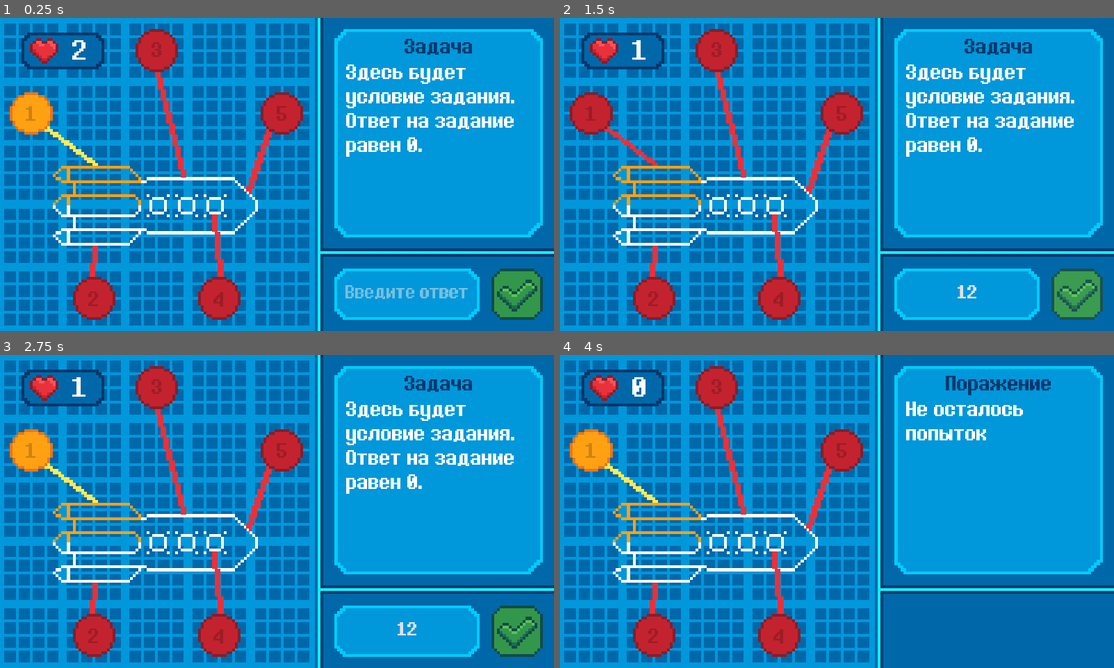
Above: before the commit, frames 1-4 (two rows, left to right).
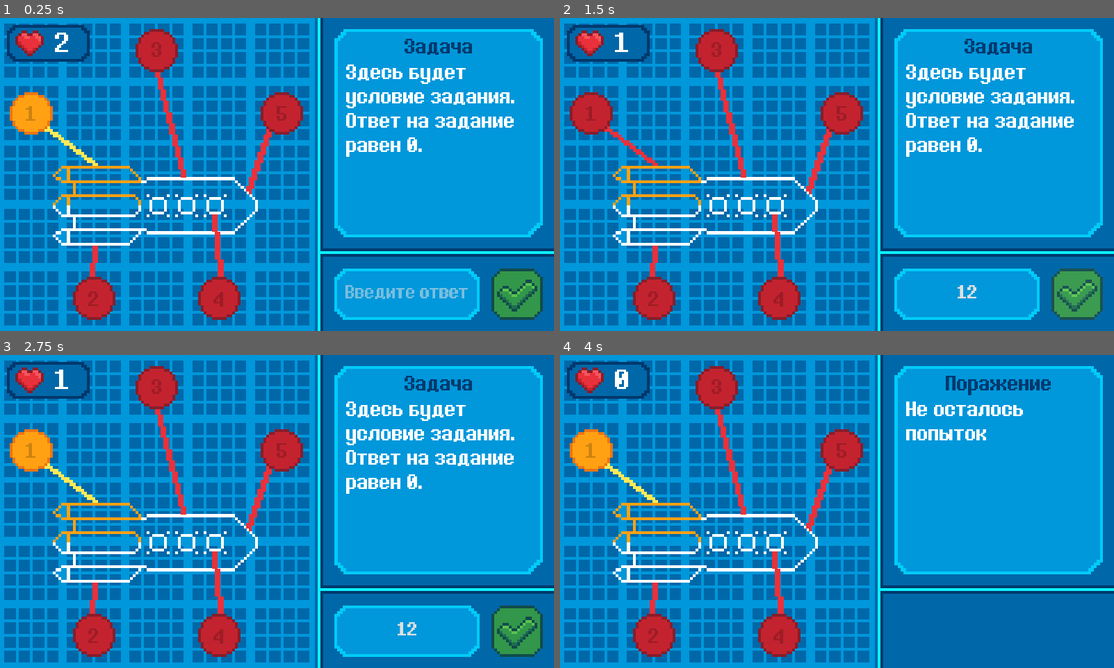
Above: after the commit, the same moments.

Repository: Sc222/rocket-scientist
Game: Godot game, scene res://StageDesign/StageDesign.tscn
Same seed, same stepped clock (60 frames per second), same inputs: the game is played once before the commit and once after it. This scene is started directly instead of the project's main scene.
Inputs (mouse positions are in pixels of both pictures, inside the frame that each line leads up to):
- Up to frame 1 (0.25 s): no input
- Up to frame 2 (1.5 s): click (964, 293) at 0.52 s; type "12" at 0.6 s; click (1075, 293) at 1.25 s
- Up to frame 3 (2.75 s): move the mouse to (398, 495) at 2.02 s; hold D (player_right) from 2.03 s (still down)
- Up to frame 4 (4 s): tap Enter at 2.75 s; move the mouse to (726, 527) at 2.77 s; release D (player_right) at 2.78 s; hold Down (player_down) 2.78-3.53 s; move the mouse to (892, 442) at 3.52 s; hold D (player_right) from 3.53 s (still down)

The runs differ from the first frame. In frame 1, 1.5% of the frame differs, in the area x 1-19%, y 2-17%; in frame 2, 1.5%; in frame 3, 1.5%; in frame 4, 1.6%.

Commit message:
rename stage objects to match guidelines

Diff:
--- a/StageDesign/StageDesign.gd
+++ b/StageDesign/StageDesign.gd
@@ -23,8 +23,8 @@
 var isTaskGenerated = true
 onready var taskHeaderLabel = get_node("TaskHeader")
 onready var taskLabel = get_node("TaskContainer/Task")
-onready var hpLabel = get_node("HpText")
-onready var rocket = get_node("rocket")
+onready var hpLabel = get_node("HpBackground/HpText")
+onready var rocket = get_node("Rocket")
 onready var answer = get_node("AnswerContainer/Answer")
 onready var answerContainer = get_node("AnswerContainer")
 onready var buttonNextStage = get_node("ButtonNextStage")
@@ -79,22 +79,22 @@
 
 func NextTask():
 		answer.set_text("")
-		get_node("task_"+str(currentTask)).play("complete")
-		get_node("task_"+str(currentTask)+"_line").play("complete")
+		get_node("Task"+str(currentTask)).play("complete")
+		get_node("Task"+str(currentTask)+"Line").play("complete")
 		taskLabel.set_text(PROCESSING[currentTask-1])
 		taskHeaderLabel.set_text(PROCESS)
 		if currentTask!=LAST_TASK:
 			isTaskGenerated=false
 			UpdateHp(TASK_HP_BONUS)
-			get_node("task_"+str(currentTask+1)).play("unlock")
-			get_node("task_"+str(currentTask+1)+"_line").play("unlock")
+			get_node("Task"+str(currentTask+1)).play("unlock")
+			get_node("Task"+str(currentTask+1)+"Line").play("unlock")
 		rocket.play("task_"+str(currentTask))
 		currentTask=currentTask+1
 
 func SetError():
 	# todo вычитать попытки
-	var taskButton = get_node("task_"+str(currentTask))
-	var taskLine = get_node("task_"+str(currentTask)+"_line")
+	var taskButton = get_node("Task"+str(currentTask))
+	var taskLine = get_node("Task"+str(currentTask)+"Line")
 	taskButton.frame = 0
 	taskLine.frame = 0
 	taskButton.play("wrong")
@@ -108,8 +108,6 @@
 			NextTask()
 		else:
 			UpdateHp(-1)
-			# todo вычитать попытки
-			print("вычитать попытки")
 			SetError()
 
 
--- a/StageDesign/StageDesign.tscn
+++ b/StageDesign/StageDesign.tscn
@@ -129,177 +129,177 @@
 "name": "task_2",
 "speed": 10.0
 }, {
+"frames": [ ExtResource( 45 ), ExtResource( 6 ), ExtResource( 63 ), ExtResource( 68 ), ExtResource( 65 ), ExtResource( 48 ), ExtResource( 74 ), ExtResource( 29 ), ExtResource( 25 ), ExtResource( 71 ), ExtResource( 73 ), ExtResource( 58 ) ],
+"loop": false,
+"name": "task_5",
+"speed": 10.0
+}, {
+"frames": [ ExtResource( 67 ), ExtResource( 37 ), ExtResource( 10 ), ExtResource( 13 ), ExtResource( 15 ), ExtResource( 56 ), ExtResource( 33 ), ExtResource( 28 ), ExtResource( 54 ), ExtResource( 76 ), ExtResource( 34 ), ExtResource( 66 ), ExtResource( 26 ), ExtResource( 62 ), ExtResource( 59 ), ExtResource( 31 ), ExtResource( 14 ) ],
+"loop": false,
+"name": "task_3",
+"speed": 10.0
+}, {
 "frames": [ ExtResource( 14 ), ExtResource( 9 ), ExtResource( 44 ), ExtResource( 1 ), ExtResource( 50 ), ExtResource( 12 ), ExtResource( 23 ), ExtResource( 27 ), ExtResource( 72 ), ExtResource( 51 ), ExtResource( 45 ) ],
 "loop": false,
 "name": "task_4",
 "speed": 10.0
 }, {
-"frames": [ ExtResource( 67 ), ExtResource( 37 ), ExtResource( 10 ), ExtResource( 13 ), ExtResource( 15 ), ExtResource( 56 ), ExtResource( 33 ), ExtResource( 28 ), ExtResource( 54 ), ExtResource( 76 ), ExtResource( 34 ), ExtResource( 66 ), ExtResource( 26 ), ExtResource( 62 ), ExtResource( 59 ), ExtResource( 31 ), ExtResource( 14 ) ],
-"loop": false,
-"name": "task_3",
-"speed": 10.0
-}, {
 "frames": [ ExtResource( 30 ), ExtResource( 64 ), ExtResource( 36 ), ExtResource( 38 ), ExtResource( 35 ), ExtResource( …(197 unchanged characters)…
 "loop": false,
 "name": "task_1",
 "speed": 10.0
-}, {
-"frames": [ ExtResource( 45 ), ExtResource( 6 ), ExtResource( 63 ), ExtResource( 68 ), ExtResource( 65 ), ExtResource( 48 ), ExtResource( 74 ), ExtResource( 29 ), ExtResource( 25 ), ExtResource( 71 ), ExtResource( 73 ), ExtResource( 58 ) ],
-"loop": false,
-"name": "task_5",
-"speed": 10.0
 } ]
 
 [sub_resource type="SpriteFrames" id=9]
 animations = [ {
+"frames": [ ExtResource( 19 ), ExtResource( 3 ), ExtResource( 19 ), ExtResource( 3 ) ],
+"loop": false,
+"name": "wrong",
+"speed": 5.0
+}, {
 "frames": [ ExtResource( 3 ), ExtResource( 84 ) ],
 "loop": false,
 "name": "complete",
 "speed": 10.0
+} ]
+
+[sub_resource type="SpriteFrames" id=10]
+animations = [ {
+"frames": [ ExtResource( 93 ), ExtResource( 80 ), ExtResource( 93 ), ExtResource( 80 ) ],
+"loop": false,
+"name": "wrong",
+"speed": 5.0
+}, {
+"frames": [ ExtResource( 80 ), ExtResource( 83 ) ],
+"loop": false,
+"name": "complete",
+"speed": 10.0
+} ]
+
+[sub_resource type="SpriteFrames" id=11]
+animations = [ {
+"frames": [ ExtResource( 19 ), ExtResource( 3 ) ],
+"loop": false,
+"name": "unlock",
+"speed": 0.63
 }, {
 "frames": [ ExtResource( 19 ), ExtResource( 3 ), ExtResource( 19 ), ExtResource( 3 ) ],
 "loop": false,
 "name": "wrong",
 "speed": 5.0
-} ]
-
-[sub_resource type="SpriteFrames" id=10]
-animations = [ {
-"frames": [ ExtResource( 80 ), ExtResource( 83 ) ],
-"loop": false,
-"name": "complete",
-"speed": 10.0
-}, {
-"frames": [ ExtResource( 93 ), ExtResource( 80 ), ExtResource( 93 ), ExtResource( 80 ) ],
-"loop": false,
-"name": "wrong",
-"speed": 5.0
-} ]
-
-[sub_resource type="SpriteFrames" id=11]
+}, {
+"frames": [ ExtResource( 3 ), ExtResource( 84 ) ],
+"loop": false,
+"name": "complete",
+"speed": 10.0
+} ]
+
+[sub_resource type="SpriteFrames" id=12]
+animations = [ {
+"frames": [ ExtResource( 79 ), ExtResource( 85 ) ],
+"loop": false,
+"name": "unlock",
+"speed": 0.63
+}, {
+"frames": [ ExtResource( 79 ), ExtResource( 85 ), ExtResource( 79 ), ExtResource( 85 ) ],
+"loop": false,
+"name": "wrong",
+"speed": 5.0
+}, {
+"frames": [ ExtResource( 85 ), ExtResource( 82 ) ],
+"loop": false,
+"name": "complete",
+"speed": 10.0
+} ]
+
+[sub_resource type="SpriteFrames" id=13]
+animations = [ {
+"frames": [ ExtResource( 78 ), ExtResource( 87 ) ],
+"loop": false,
+"name": "unlock",
+"speed": 0.63
+}, {
+"frames": [ ExtResource( 78 ), ExtResource( 87 ), ExtResource( 78 ), ExtResource( 87 ) ],
+"loop": false,
+"name": "wrong",
+"speed": 5.0
+}, {
+"frames": [ ExtResource( 87 ), ExtResource( 91 ) ],
+"loop": false,
+"name": "complete",
+"speed": 10.0
+} ]
+
+[sub_resource type="SpriteFrames" id=14]
 animations = [ {
 "frames": [ ExtResource( 19 ), ExtResource( 3 ) ],
 "loop": false,
 "name": "unlock",
-"speed": 0.63
+"speed": 0.58
+}, {
+"frames": [ ExtResource( 19 ), ExtResource( 3 ), ExtResource( 19 ), ExtResource( 3 ) ],
+"loop": false,
+"name": "wrong",
+"speed": 5.0
 }, {
 "frames": [ ExtResource( 3 ), ExtResource( 84 ) ],
 "loop": false,
 "name": "complete",
 "speed": 10.0
+} ]
+
+[sub_resource type="SpriteFrames" id=15]
+animations = [ {
+"frames": [ ExtResource( 81 ), ExtResource( 89 ) ],
+"loop": false,
+"name": "unlock",
+"speed": 0.58
+}, {
+"frames": [ ExtResource( 81 ), ExtResource( 89 ), ExtResource( 81 ), ExtResource( 89 ) ],
+"loop": false,
+"name": "wrong",
+"speed": 5.0
+}, {
+"frames": [ ExtResource( 89 ), ExtResource( 92 ) ],
+"loop": false,
+"name": "complete",
+"speed": 10.0
+} ]
+
+[sub_resource type="SpriteFrames" id=16]
+animations = [ {
+"frames": [ ExtResource( 19 ), ExtResource( 3 ) ],
+"loop": false,
+"name": "unlock",
+"speed": 1.0
 }, {
 "frames": [ ExtResource( 19 ), ExtResource( 3 ), ExtResource( 19 ), ExtResource( 3 ) ],
 "loop": false,
 "name": "wrong",
 "speed": 5.0
-} ]
-
-[sub_resource type="SpriteFrames" id=12]
-animations = [ {
-"frames": [ ExtResource( 79 ), ExtResource( 85 ) ],
-"loop": false,
-"name": "unlock",
-"speed": 0.63
-}, {
-"frames": [ ExtResource( 85 ), ExtResource( 82 ) ],
-"loop": false,
-"name": "complete",
-"speed": 10.0
-}, {
-"frames": [ ExtResource( 79 ), ExtResource( 85 ), ExtResource( 79 ), ExtResource( 85 ) ],
-"loop": false,
-"name": "wrong",
-"speed": 5.0
-} ]
-
-[sub_resource type="SpriteFrames" id=13]
-animations = [ {
-"frames": [ ExtResource( 78 ), ExtResource( 87 ) ],
-"loop": false,
-"name": "unlock",
-"speed": 0.63
-}, {
-"frames": [ ExtResource( 87 ), ExtResource( 91 ) ],
-"loop": false,
-"name": "complete",
-"speed": 10.0
-}, {
-"frames": [ ExtResource( 78 ), ExtResource( 87 ), ExtResource( 78 ), ExtResource( 87 ) ],
-"loop": false,
-"name": "wrong",
-"speed": 5.0
-} ]
-
-[sub_resource type="SpriteFrames" id=14]
-animations = [ {
-"frames": [ ExtResource( 19 ), ExtResource( 3 ) ],
-"loop": false,
-"name": "unlock",
-"speed": 0.58
 }, {
 "frames": [ ExtResource( 3 ), ExtResource( 84 ) ],
 "loop": false,
 "name": "complete",
 "speed": 10.0
-}, {
-"frames": [ ExtResource( 19 ), ExtResource( 3 ), ExtResource( 19 ), ExtResource( 3 ) ],
-"loop": false,
-"name": "wrong",
-"speed": 5.0
-} ]
-
-[sub_resource type="SpriteFrames" id=15]
-animations = [ {
-"frames": [ ExtResource( 81 ), ExtResource( 89 ) ],
-"loop": false,
-"name": "unlock",
-"speed": 0.58
-}, {
-"frames": [ ExtResource( 89 ), ExtResource( 92 ) ],
-"loop": false,
-"name": "complete",
-"speed": 10.0
-}, {
-"frames": [ ExtResource( 81 ), ExtResource( 89 ), ExtResource( 81 ), ExtResource( 89 ) ],
-"loop": false,
-"name": "wrong",
-"speed": 5.0
-} ]
-
-[sub_resource type="SpriteFrames" id=16]
-animations = [ {
-"frames": [ ExtResource( 19 ), ExtResource( 3 ) ],
+} ]
+
+[sub_resource type="SpriteFrames" id=17]
+animations = [ {
+"frames": [ ExtResource( 88 ), ExtResource( 86 ) ],
 "loop": false,
 "name": "unlock",
 "speed": 1.0
 }, {
-"frames": [ ExtResource( 3 ), ExtResource( 84 ) ],
-"loop": false,
-"name": "complete",
-"speed": 10.0
-}, {
-"frames": [ ExtResource( 19 ), ExtResource( 3 ), ExtResource( 19 ), ExtResource( 3 ) ],
-"loop": false,
-"name": "wrong",
-"speed": 5.0
-} ]
-
-[sub_resource type="SpriteFrames" id=17]
-animations = [ {
-"frames": [ ExtResource( 88 ), ExtResource( 86 ) ],
-"loop": false,
-"name": "unlock",
-"speed": 1.0
+"frames": [ ExtResource( 88 ), ExtResource( 86 ), ExtResource( 88 ), ExtResource( 86 ) ],
+"loop": false,
+"name": "wrong",
+"speed": 5.0
 }, {
 "frames": [ ExtResource( 86 ), ExtResource( 90 ) ],
 "loop": false,
 "name": "complete",
 "speed": 10.0
-}, {
-"frames": [ ExtResource( 88 ), ExtResource( 86 ), ExtResource( 88 ), ExtResource( 86 ) ],
-"loop": false,
-"name": "wrong",
-"speed": 5.0
 } ]
 
 [node name="StageDesign" type="Control"]
@@ -311,22 +311,23 @@
 "_edit_use_anchors_": false
 }
 
-[node name="background" type="Sprite" parent="."]
+[node name="Background" type="Sprite" parent="."]
 scale = Vector2( 5, 5 )
 texture = ExtResource( 21 )
 centered = false
 
-[node name="hp_background" type="Sprite" parent="."]
-position = Vector2( 40, 25 )
+[node name="HpBackground" type="Sprite" parent="."]
+position = Vector2( 15, 12 )
 scale = Vector2( 5, 5 )
 texture = ExtResource( 94 )
 centered = false
 
-[node name="HpText" type="Label" parent="."]
-margin_left = 115.0
-margin_top = 30.0
-margin_right = 170.0
-margin_bottom = 85.0
+[node name="HpText" type="Label" parent="HpBackground"]
+margin_left = 14.0
+margin_top = 1.0
+margin_right = 69.0
+margin_bottom = 56.0
+rect_scale = Vector2( 0.2, 0.2 )
 custom_fonts/font = SubResource( 2 )
 text = "0"
 align = 1
@@ -428,28 +429,28 @@
 "_edit_use_anchors_": false
 }
 
-[node name="rocket" type="AnimatedSprite" parent="."]
+[node name="Rocket" type="AnimatedSprite" parent="."]
 position = Vector2( 95, 260 )
 scale = Vector2( 5, 5 )
 frames = SubResource( 8 )
 animation = "task_1"
 centered = false
 
-[node name="task_1" type="AnimatedSprite" parent="."]
+[node name="Task1" type="AnimatedSprite" parent="."]
 position = Vector2( 20, 130 )
 scale = Vector2( 5, 5 )
 frames = SubResource( 9 )
 animation = "complete"
 centered = false
 
-[node name="task_1_line" type="AnimatedSprite" parent="."]
+[node name="Task1Line" type="AnimatedSprite" parent="."]
 position = Vector2( 80, 190 )
 scale = Vector2( 5, 5 )
 frames = SubResource( 10 )
 animation = "complete"
 centered = false
 
-[node name="txt_task_1" type="Label" parent="."]
+[node name="Task1Number" type="Label" parent="."]
 margin_left = 47.8514
 margin_top = 147.636
 margin_right = 67.8514
@@ -463,21 +464,21 @@
 "_edit_use_anchors_": false
 }
 
-[node name="task_2" type="AnimatedSprite" parent="."]
+[node name="Task2" type="AnimatedSprite" parent="."]
 position = Vector2( 130, 455 )
 scale = Vector2( 5, 5 )
 frames = SubResource( 11 )
 animation = "unlock"
 centered = false
 
-[node name="task_2_line" type="AnimatedSprite" parent="."]
+[node name="Task2Line" type="AnimatedSprite" parent="."]
 position = Vector2( 160, 400 )
 scale = Vector2( 5, 5 )
 frames = SubResource( 12 )
 animation = "unlock"
 centered = false
 
-[node name="txt_task_2" type="Label" parent="."]
+[node name="Task2Number" type="Label" parent="."]
 margin_left = 157.5
 margin_top = 472.5
 margin_right = 177.5
@@ -491,21 +492,21 @@
 "_edit_use_anchors_": false
 }
 
-[node name="task_3" type="AnimatedSprite" parent="."]
+[node name="Task3" type="AnimatedSprite" parent="."]
 position = Vector2( 240, 20 )
 scale = Vector2( 5, 5 )
 frames = SubResource( 11 )
 animation = "unlock"
 centered = false
 
-[node name="task_3_line" type="AnimatedSprite" parent="."]
+[node name="Task3Line" type="AnimatedSprite" parent="."]
 position = Vector2( 275, 95 )
 scale = Vector2( 5, 5 )
 frames = SubResource( 13 )
 animation = "unlock"
 centered = false
 
-[node name="txt_task_3" type="Label" parent="."]
+[node name="Task3Number" type="Label" parent="."]
 margin_left = 267.805
 margin_top = 37.1963
 margin_right = 287.805
@@ -519,21 +520,21 @@
 "_edit_use_anchors_": false
 }
 
-[node name="task_4" type="AnimatedSprite" parent="."]
+[node name="Task4" type="AnimatedSprite" parent="."]
 position = Vector2( 350, 455 )
 scale = Vector2( 5, 5 )
 frames = SubResource( 14 )
 animation = "unlock"
 centered = false
 
-[node name="task_4_line" type="AnimatedSprite" parent="."]
+[node name="Task4Line" type="AnimatedSprite" parent="."]
 position = Vector2( 375, 345 )
 scale = Vector2( 5, 5 )
 frames = SubResource( 15 )
 animation = "unlock"
 centered = false
 
-[node name="txt_task_4" type="Label" parent="."]
+[node name="Task4Number" type="Label" parent="."]
 margin_left = 377.257
 margin_top = 473.908
 margin_right = 397.257
@@ -547,21 +548,21 @@
 "_edit_use_anchors_": false
 }
 
-[node name="task_5" type="AnimatedSprite" parent="."]
+[node name="Task5" type="AnimatedSprite" parent="."]
 position = Vector2( 460, 130 )
 scale = Vector2( 5, 5 )
 frames = SubResource( 16 )
 animation = "unlock"
 centered = false
 
-[node name="task_5_line" type="AnimatedSprite" parent="."]
+[node name="Task5Line" type="AnimatedSprite" parent="."]
 position = Vector2( 435, 195 )
 scale = Vector2( 5, 5 )
 frames = SubResource( 17 )
 animation = "unlock"
 centered = false
 
-[node name="txt_task_5" type="Label" parent="."]
+[node name="Task5Number" type="Label" parent="."]
 margin_left = 487.829
 margin_top = 147.962
 margin_right = 507.829
@@ -577,4 +578,4 @@
 [connection signal="pressed" from="ButtonNextStage" to="." method="go_to_next_stage"]
 [connection signal="text_changed" from="AnswerContainer/Answer" to="." method="_on_Answer_text_changed"]
 [connection signal="pressed" from="AnswerContainer/Apply" to="." method="CheckAnswer"]
-[connection signal="animation_finished" from="rocket" to="." method="_on_rocket_animation_finished"]
+[connection signal="animation_finished" from="Rocket" to="." method="_on_rocket_animation_finished"]
--- a/StagePilots/StagePilots.tscn
+++ b/StagePilots/StagePilots.tscn
@@ -76,30 +76,30 @@
 
 [sub_resource type="SpriteFrames" id=2]
 animations = [ {
+"frames": [ ExtResource( 35 ), ExtResource( 47 ), ExtResource( 53 ), ExtResource( 41 ), ExtResource( 44 ), ExtResource( 45 ), ExtResource( 40 ), ExtResource( 57 ) ],
+"loop": false,
+"name": "coolness_25",
+"speed": 20.0
+}, {
+"frames": [ ExtResource( 35 ), ExtResource( 47 ), ExtResource( 53 ), ExtResource( 41 ), ExtResource( 44 ), ExtResource( 45 ), ExtResource( 40 ), ExtResource( 57 ), ExtResource( 54 ), ExtResource( 39 ), ExtResource( 49 ), ExtResource( 61 ), ExtResource( 52 ), ExtResource( 38 ), ExtResource( 50 ), ExtResource( 36 ), ExtResource( 56 ), ExtResource( 37 ), ExtResource( 46 ), ExtResource( 63 ), ExtResource( 59 ), ExtResource( 51 ), ExtResource( 58 ), ExtResource( 43 ), ExtResource( 55 ), ExtResource( 48 ), ExtResource( 60 ), ExtResource( 42 ), ExtResource( 62 ) ],
+"loop": false,
+"name": "coolness_100",
+"speed": 80.0
+}, {
+"frames": [ ExtResource( 35 ), ExtResource( 47 ), ExtResource( 53 ), ExtResource( 41 ), ExtResource( 44 ), ExtResource( 45 ), ExtResource( 40 ), ExtResource( 57 ), ExtResource( 54 ), ExtResource( 39 ), ExtResource( 49 ), ExtResource( 61 ), ExtResource( 52 ), ExtResource( 38 ), ExtResource( 50 ), ExtResource( 36 ), ExtResource( 56 ), ExtResource( 37 ), ExtResource( 46 ), ExtResource( 63 ), ExtResource( 59 ), ExtResource( 51 ) ],
+"loop": false,
+"name": "coolness_75",
+"speed": 60.0
+}, {
+"frames": [ ExtResource( 35 ), ExtResource( 47 ), ExtResource( 53 ), ExtResource( 41 ), ExtResource( 44 ), ExtResource( 45 ), ExtResource( 40 ), ExtResource( 57 ), ExtResource( 54 ), ExtResource( 39 ), ExtResource( 49 ), ExtResource( 61 ), ExtResource( 52 ), ExtResource( 38 ), ExtResource( 50 ) ],
+"loop": false,
+"name": "coolness_50",
+"speed": 40.0
+}, {
 "frames": [ ExtResource( 64 ) ],
 "loop": false,
 "name": "coolness_hidden",
 "speed": 0.0
-}, {
-"frames": [ ExtResource( 35 ), ExtResource( 47 ), ExtResource( 53 ), ExtResource( 41 ), ExtResource( 44 ), ExtResource( 45 ), ExtResource( 40 ), ExtResource( 57 ), ExtResource( 54 ), ExtResource( 39 ), ExtResource( 49 ), ExtResource( 61 ), ExtResource( 52 ), ExtResource( 38 ), ExtResource( 50 ) ],
-"loop": false,
-"name": "coolness_50",
-"speed": 40.0
-}, {
-"frames": [ ExtResource( 35 ), ExtResource( 47 ), ExtResource( 53 ), ExtResource( 41 ), ExtResource( 44 ), ExtResource( 45 ), ExtResource( 40 ), ExtResource( 57 ), ExtResource( 54 ), ExtResource( 39 ), ExtResource( 49 ), ExtResource( 61 ), ExtResource( 52 ), ExtResource( 38 ), ExtResource( 50 ), ExtResource( 36 ), ExtResource( 56 ), ExtResource( 37 ), ExtResource( 46 ), ExtResource( 63 ), ExtResource( 59 ), ExtResource( 51 ) ],
-"loop": false,
-"name": "coolness_75",
-"speed": 60.0
-}, {
-"frames": [ ExtResource( 35 ), ExtResource( 47 ), ExtResource( 53 ), ExtResource( 41 ), ExtResource( 44 ), ExtResource( 45 ), ExtResource( 40 ), ExtResource( 57 ), ExtResource( 54 ), ExtResource( 39 ), ExtResource( 49 ), ExtResource( 61 ), ExtResource( 52 ), ExtResource( 38 ), ExtResource( 50 ), ExtResource( 36 ), ExtResource( 56 ), ExtResource( 37 ), ExtResource( 46 ), ExtResource( 63 ), ExtResource( 59 ), ExtResource( 51 ), ExtResource( 58 ), ExtResource( 43 ), ExtResource( 55 ), ExtResource( 48 ), ExtResource( 60 ), ExtResource( 42 ), ExtResource( 62 ) ],
-"loop": false,
-"name": "coolness_100",
-"speed": 80.0
-}, {
-"frames": [ ExtResource( 35 ), ExtResource( 47 ), ExtResource( 53 ), ExtResource( 41 ), ExtResource( 44 ), ExtResource( 45 ), ExtResource( 40 ), ExtResource( 57 ) ],
-"loop": false,
-"name": "coolness_25",
-"speed": 20.0
 } ]
 
 [sub_resource type="DynamicFont" id=3]
@@ -121,64 +121,64 @@
 
 [sub_resource type="SpriteFrames" id=8]
 animations = [ {
+"frames": [ ExtResource( 30 ), ExtResource( 27 ) ],
+"loop": false,
+"name": "pilot_2",
+"speed": 20.0
+}, {
+"frames": [ ExtResource( 21 ), ExtResource( 22 ) ],
+"loop": false,
+"name": "pilot_7",
+"speed": 20.0
+}, {
+"frames": [ ExtResource( 24 ), ExtResource( 15 ) ],
+"loop": false,
+"name": "pilot_3",
+"speed": 20.0
+}, {
+"frames": [ ExtResource( 28 ), ExtResource( 25 ) ],
+"loop": false,
+"name": "pilot_10",
+"speed": 20.0
+}, {
+"frames": [ ExtResource( 26 ), ExtResource( 33 ) ],
+"loop": false,
+"name": "pilot_8",
+"speed": 20.0
+}, {
+"frames": [ ExtResource( 14 ), ExtResource( 19 ) ],
+"loop": false,
+"name": "pilot_6",
+"speed": 20.0
+}, {
+"frames": [ ExtResource( 32 ), ExtResource( 29 ) ],
+"loop": false,
+"name": "pilot_9",
+"speed": 20.0
+}, {
+"frames": [ ExtResource( 31 ), ExtResource( 20 ) ],
+"loop": false,
+"name": "pilot_4",
+"speed": 20.0
+}, {
+"frames": [ ExtResource( 7 ), ExtResource( 6 ) ],
+"loop": false,
+"name": "pilot_1",
+"speed": 20.0
+}, {
+"frames": [ ExtResource( 18 ), ExtResource( 17 ) ],
+"loop": false,
+"name": "pilot_12",
+"speed": 20.0
+}, {
+"frames": [ ExtResource( 13 ), ExtResource( 23 ) ],
+"loop": false,
+"name": "pilot_11",
+"speed": 20.0
+}, {
 "frames": [ ExtResource( 16 ), ExtResource( 12 ) ],
 "loop": false,
 "name": "pilot_5",
-"speed": 20.0
-}, {
-"frames": [ ExtResource( 24 ), ExtResource( 15 ) ],
-"loop": false,
-"name": "pilot_3",
-"speed": 20.0
-}, {
-"frames": [ ExtResource( 21 ), ExtResource( 22 ) ],
-"loop": false,
-"name": "pilot_7",
-"speed": 20.0
-}, {
-"frames": [ ExtResource( 30 ), ExtResource( 27 ) ],
-"loop": false,
-"name": "pilot_2",
-"speed": 20.0
-}, {
-"frames": [ ExtResource( 28 ), ExtResource( 25 ) ],
-"loop": false,
-"name": "pilot_10",
-"speed": 20.0
-}, {
-"frames": [ ExtResource( 32 ), ExtResource( 29 ) ],
-"loop": false,
-"name": "pilot_9",
-"speed": 20.0
-}, {
-"frames": [ ExtResource( 31 ), ExtResource( 20 ) ],
-"loop": false,
-"name": "pilot_4",
-"speed": 20.0
-}, {
-"frames": [ ExtResource( 14 ), ExtResource( 19 ) ],
-"loop": false,
-"name": "pilot_6",
-"speed": 20.0
-}, {
-"frames": [ ExtResource( 18 ), ExtResource( 17 ) ],
-"loop": false,
-"name": "pilot_12",
-"speed": 20.0
-}, {
-"frames": [ ExtResource( 7 ), ExtResource( 6 ) ],
-"loop": false,
-"name": "pilot_1",
-"speed": 20.0
-}, {
-"frames": [ ExtResource( 13 ), ExtResource( 23 ) ],
-"loop": false,
-"name": "pilot_11",
-"speed": 20.0
-}, {
-"frames": [ ExtResource( 26 ), ExtResource( 33 ) ],
-"loop": false,
-"name": "pilot_8",
 "speed": 20.0
 } ]
 
@@ -441,7 +441,7 @@
 }
 
 [node name="Tries" type="Sprite" parent="."]
-position = Vector2( 5, 10 )
+position = Vector2( 10, 10 )
 scale = Vector2( 5, 5 )
 texture = ExtResource( 66 )
 centered = false
--- a/StageResources/StageResouces.tscn
+++ b/StageResources/StageResouces.tscn
@@ -33,6 +33,17 @@
 
 [node name="StageResouces" type="Node2D"]
 
+[node name="Ui" type="CanvasLayer" parent="."]
+
+[node name="Button" type="Button" parent="Ui"]
+margin_left = 60.0
+margin_top = 300.0
+margin_right = 140.0
+margin_bottom = 320.0
+__meta__ = {
+"_edit_use_anchors_": false
+}
+
 [node name="ParallaxBackground" type="ParallaxBackground" parent="."]
 scale = Vector2( 5, 5 )
 transform = Transform2D( 5, 0, 0, 5, 0, 0 )
Binary file added: assets/stage_resources/player_stats_bg.png
Not shown, added: assets/stage_resources/player_stats_bg.png.import
